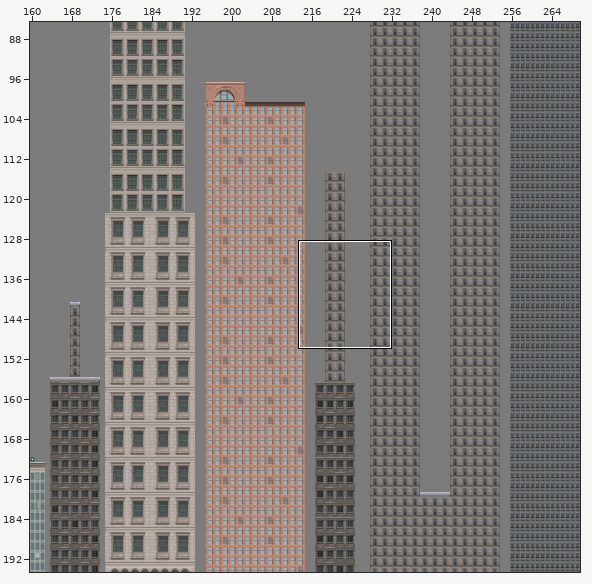
An edit to a level. Tiled map (JSON), City.tmj. Above: a wide view before the commit, with the close-up outlined.
Close-up. Before the edit:
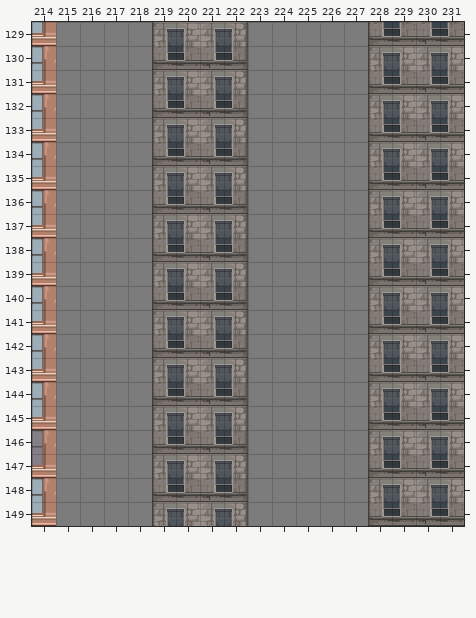
Cells are 32x32 px. Shown: x 214..231, y 129..149. The commit also changed other parts of the map, which this record leaves out.
The result:
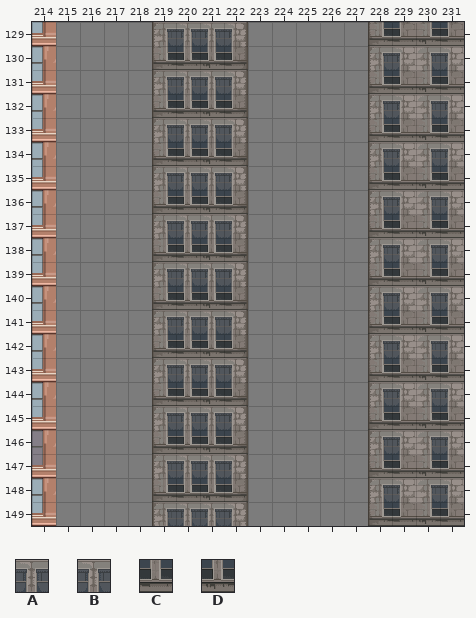
Key: from "CityTilesMain2": A 166, B 167, C 182, D 183.
_ is an empty cell.
What changed:
{"where": "layer \"City Overlay\""}
{"y":129,"x":220,"old":"__","new":"AB"}
{"y":130,"x":220,"old":"__","new":"CD"}
{"y":131,"x":220,"old":"__","new":"AB"}
{"y":132,"x":220,"old":"__","new":"CD"}
{"y":133,"x":220,"old":"__","new":"AB"}
{"y":134,"x":220,"old":"__","new":"CD"}
{"y":135,"x":220,"old":"__","new":"AB"}
{"y":136,"x":220,"old":"__","new":"CD"}
{"y":137,"x":220,"old":"__","new":"AB"}
{"y":138,"x":220,"old":"__","new":"CD"}
{"y":139,"x":220,"old":"__","new":"AB"}
{"y":140,"x":220,"old":"__","new":"CD"}
{"y":141,"x":220,"old":"__","new":"AB"}
{"y":142,"x":220,"old":"__","new":"CD"}
{"y":143,"x":220,"old":"__","new":"AB"}
{"y":144,"x":220,"old":"__","new":"CD"}
{"y":145,"x":220,"old":"__","new":"AB"}
{"y":146,"x":220,"old":"__","new":"CD"}
{"y":147,"x":220,"old":"__","new":"AB"}
{"y":148,"x":220,"old":"__","new":"CD"}
{"y":149,"x":220,"old":"__","new":"AB"}
{"label":"added","picture_box":[187,23,212,526]}
